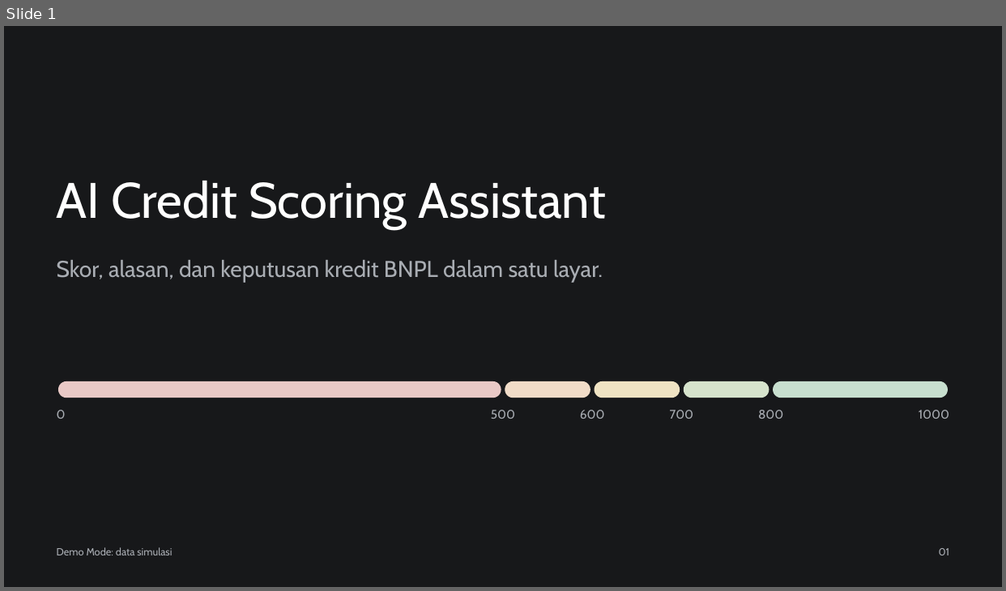
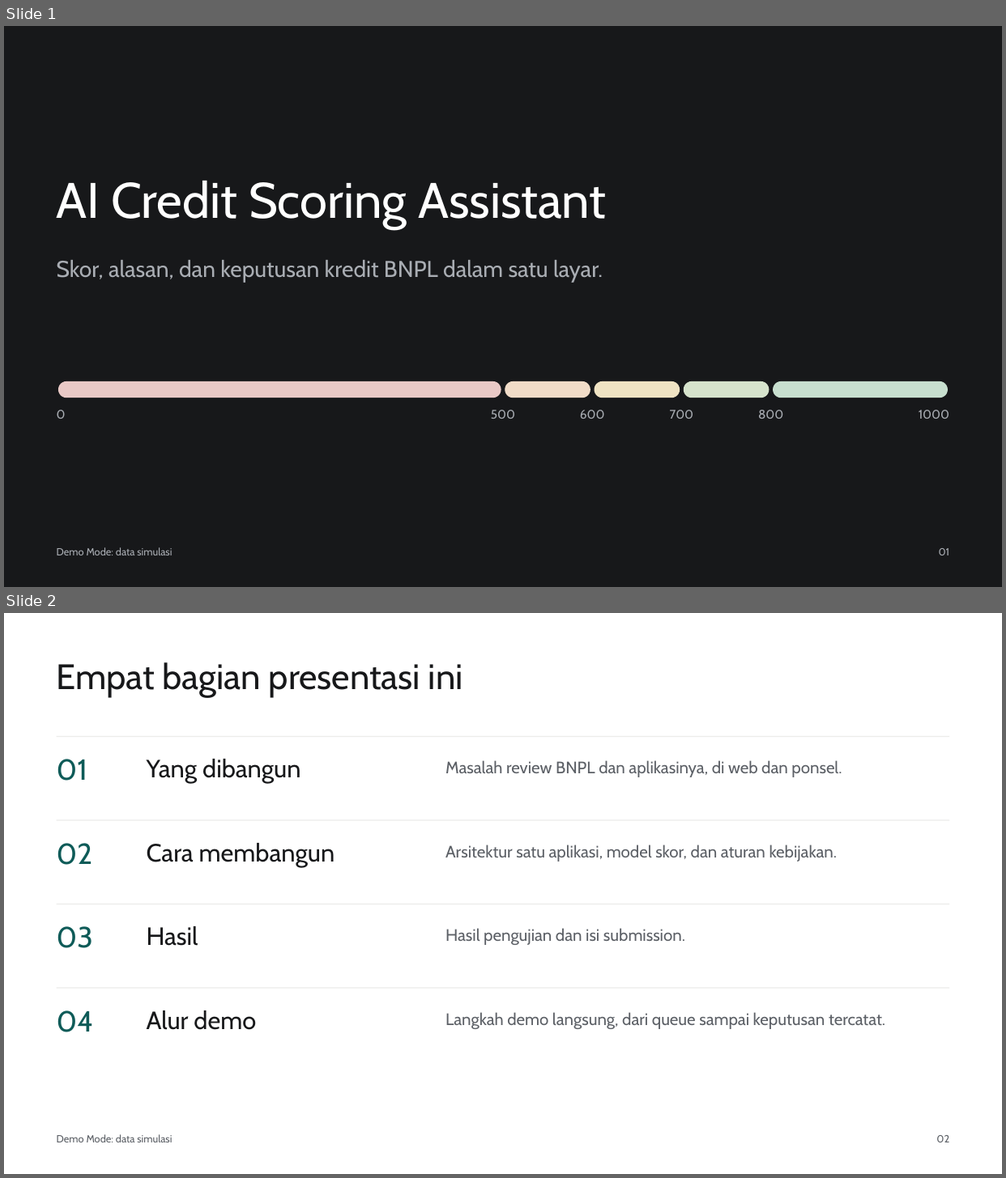
Before and after one commit to hartono0297/credit-score, a slide deck: 04_presentation/presentation.pptx. Shown one above the other, each under a label of ours: slide 1 before the commit, slides 1 and 2 after it. The pictures are 1006x591 and 1006x1178 pixels, drawn with LibreOffice and Linux fonts; fonts in the diff are those of the drawing. Boxes give left, top, right and bottom in pixels: in the first picture for what was removed or moved away, otherwise in the second. Text is boxed around its words. In the diff, an @@ line names an element or a change of style, - is before the commit and + after.

```diff
--- a/04_presentation/presentation.pptx
+++ b/04_presentation/presentation.pptx
@@ slide 2 added at (x1=4, y1=613, x2=1002, y2=1174), background #FFFFFF @@
@@ text added at (x1=57, y1=662, x2=463, y2=697), 34 pt, text #17181A @@
+Empat bagian presentasi ini
@@ line added from (57, 736) to (949, 736), #ECECEA 1 pt @@
@@ text added at (x1=57, y1=759, x2=87, y2=781), 28 pt, text #0E5B58 @@
+01
@@ text added at (x1=147, y1=759, x2=300, y2=783), 24 pt, text #17181A @@
+Yang dibangun
@@ text added at (x1=445, y1=760, x2=842, y2=777), 16 pt, text #5C6066 @@
+Masalah review BNPL dan aplikasinya, di web dan ponsel.
@@ line added from (57, 820) to (949, 820), #ECECEA 1 pt @@
@@ text added at (x1=57, y1=843, x2=92, y2=865), 28 pt, text #0E5B58 @@
+02
@@ text added at (x1=147, y1=843, x2=335, y2=867), 24 pt, text #17181A @@
+Cara membangun
@@ text added at (x1=445, y1=845, x2=837, y2=862), 16 pt, text #5C6066 @@
+Arsitektur satu aplikasi, model skor, dan aturan kebijakan.
@@ line added from (57, 905) to (949, 905), #ECECEA 1 pt @@
@@ text added at (x1=57, y1=926, x2=93, y2=948), 28 pt, text #0E5B58 @@
+03
@@ text added at (x1=147, y1=926, x2=198, y2=946), 24 pt, text #17181A @@
+Hasil
@@ text added at (x1=445, y1=928, x2=685, y2=945), 16 pt, text #5C6066 @@
+Hasil pengujian dan isi submission.
@@ line added from (57, 988) to (949, 988), #ECECEA 1 pt @@
@@ text added at (x1=57, y1=1011, x2=94, y2=1033), 28 pt, text #0E5B58 @@
+04
@@ text added at (x1=147, y1=1011, x2=256, y2=1030), 24 pt, text #17181A @@
+Alur demo
@@ text added at (x1=445, y1=1012, x2=885, y2=1029), 16 pt, text #5C6066 @@
+Langkah demo langsung, dari queue sampai keputusan tercatat.
@@ text added at (x1=57, y1=1135, x2=172, y2=1143), 10 pt, text #5C6066 @@
+Demo Mode: data simulasi
@@ text added at (x1=936, y1=1135, x2=949, y2=1143), 10 pt, text #5C6066 @@
+02
```
Also in this commit, not shown: 8 other slides changed, 2 other slides added, 1 slide removed, 9 other files.
